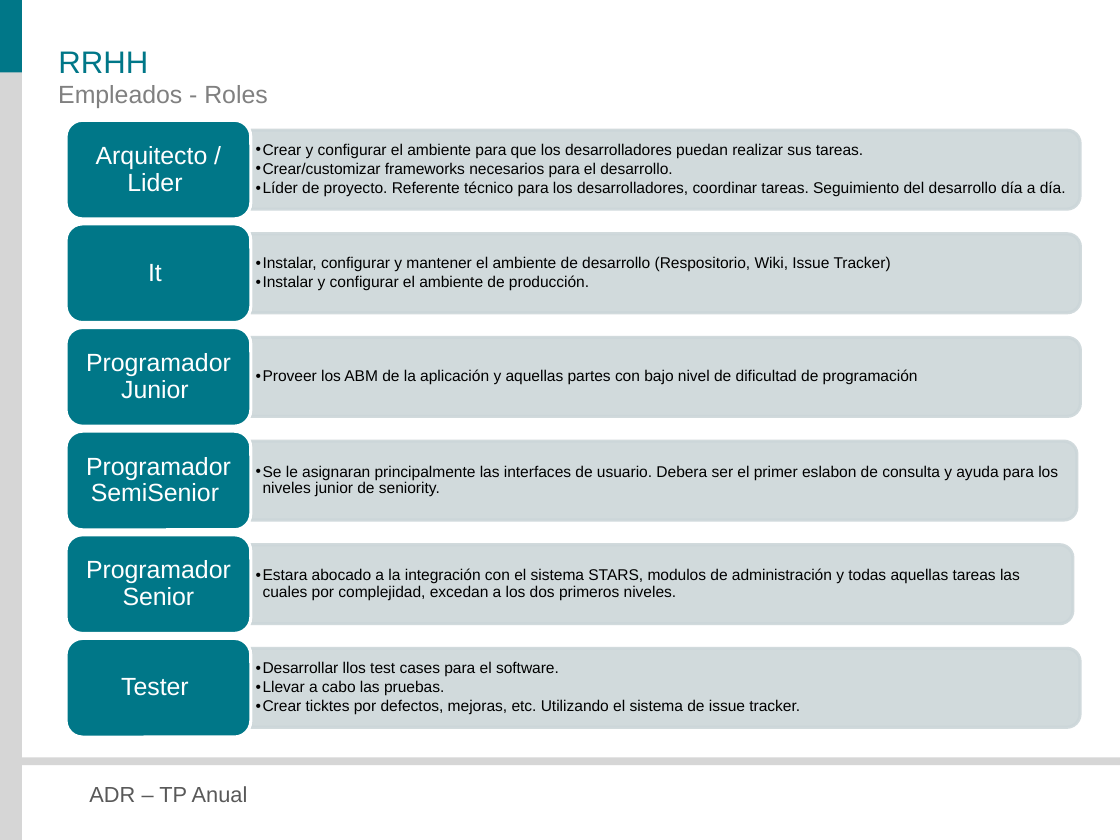
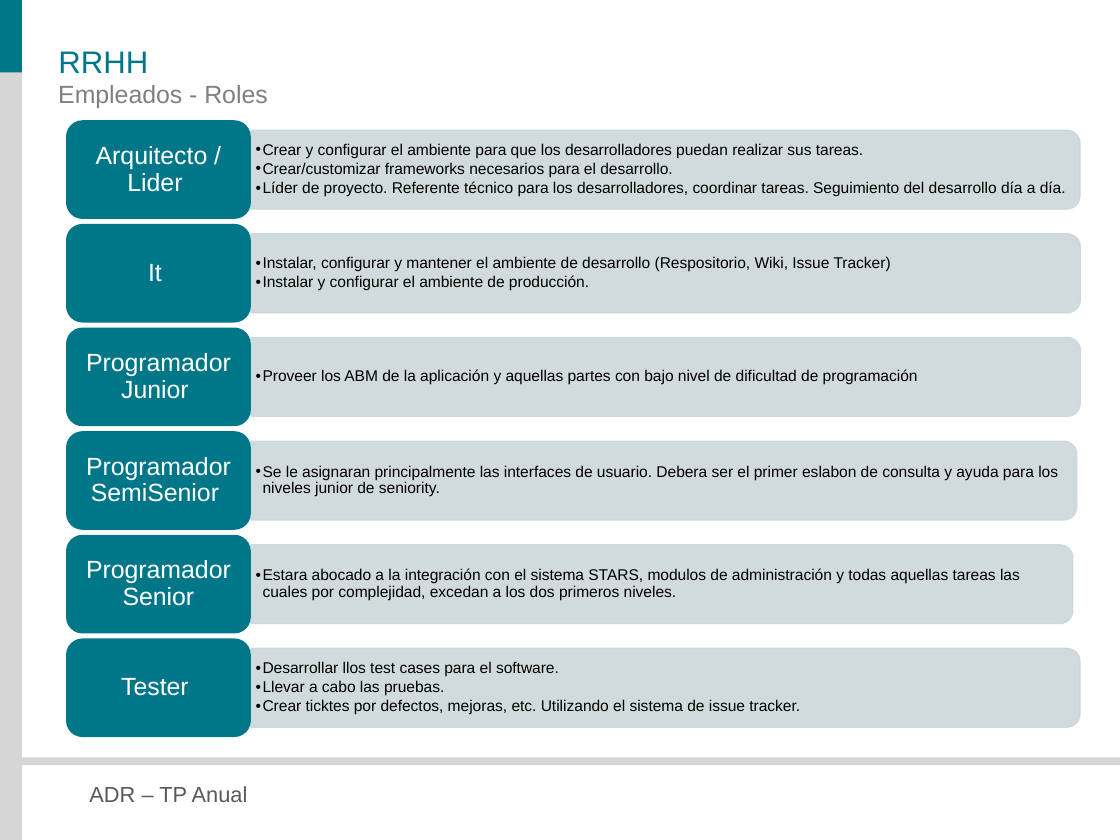
Before and after one commit to veritoreinoso/adr-2010, a slide deck: slide 26 of Presentacion.pptx (slide 25 before the commit). Drawn at 1120x840 pixels with LibreOffice and Linux fonts; fonts in the diff are those of the drawing. Boxes give left, top, right and bottom in pixels: in the first picture for what was removed or moved away, otherwise in the second. Text is boxed around its words. In the diff, an @@ line names an element or a change of style, - is before the commit and + after.

```diff
--- a/Presentacion.pptx
+++ b/Presentacion.pptx
@@ outline #FFFFFF 2 pt to none in 6 elements at [66,120,251,218], [66,224,251,323], [66,327,251,426], [66,431,251,530], [66,535,251,634], [66,638,251,737] @@
@@ outline #CCD6DA 2 pt to #CCD6DA 0.75 pt in 6 elements at [251,130,1080,208], [250,235,1080,313], [250,338,1080,416], [251,441,1077,519], [251,545,1073,624], [251,648,1080,727] @@
```
Also in this commit, not shown: 9 other slides changed, 3 slides added, 1 slide removed.
